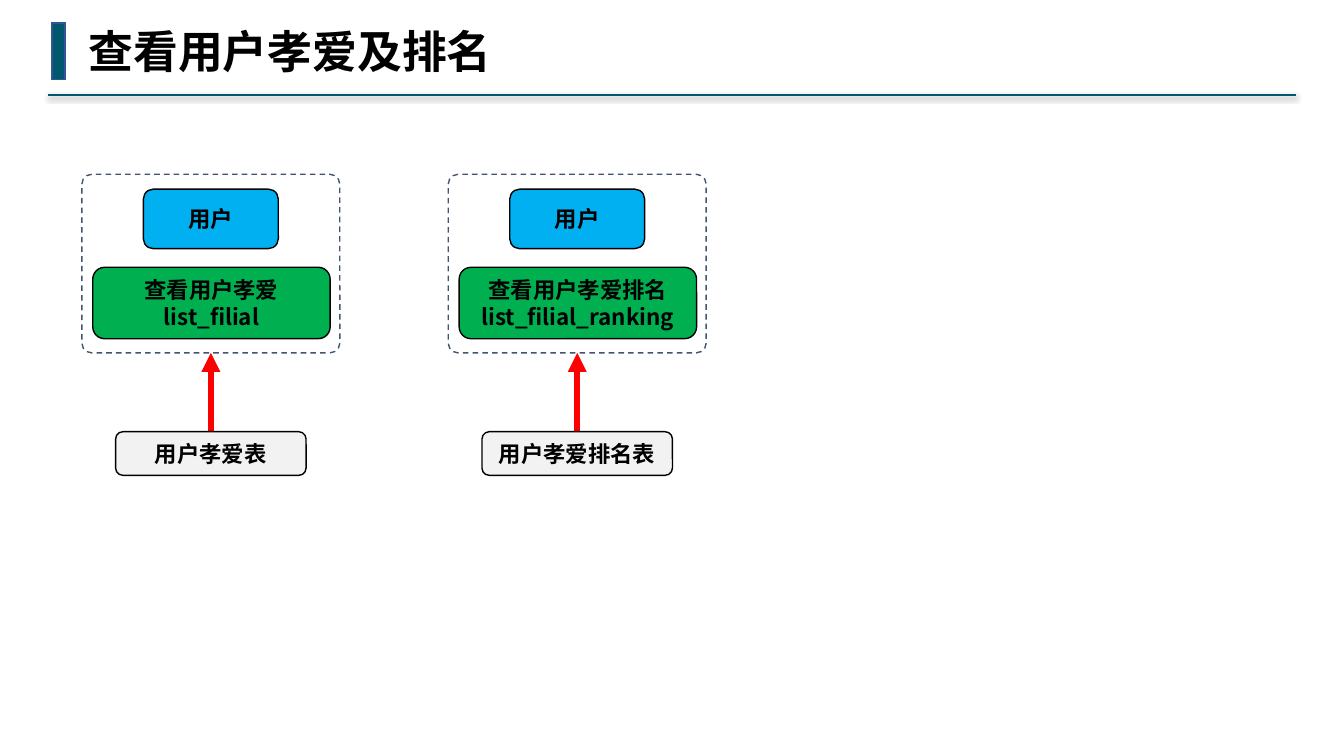
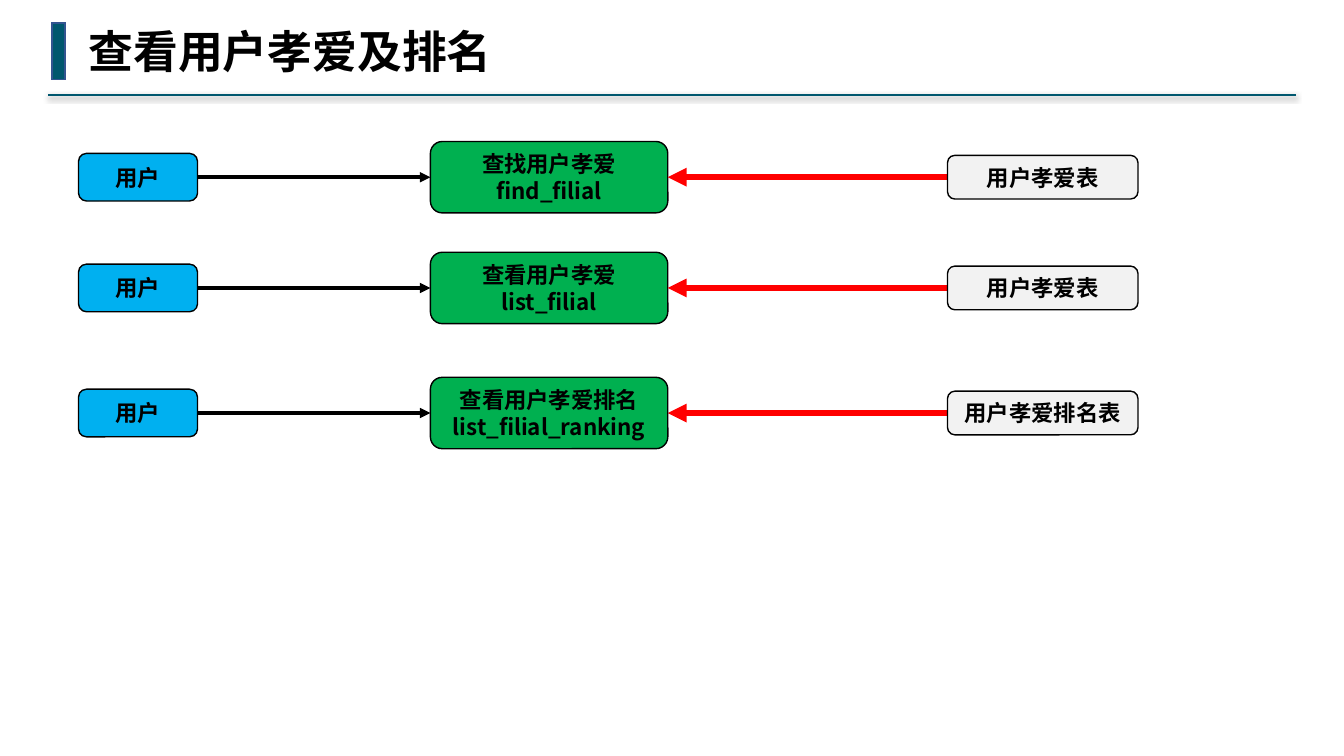
Before and after one commit to buddhachain/buddhaContract, a slide deck: slide 9 of doc/09.祭奠堂.pptx. Drawn at 1344x756 pixels with LibreOffice and Linux fonts; fonts in the diff are those of the drawing. Boxes give left, top, right and bottom in pixels: in the first picture for what was removed or moved away, otherwise in the second. Text is boxed around its words. In the diff, an @@ line names an element or a change of style, - is before the commit and + after.

```diff
--- a/doc/09.祭奠堂.pptx
+++ b/doc/09.祭奠堂.pptx
@@ rounded rectangle "查找用户孝爱": place and size @@
-rounded rectangle "查找用户孝爱" at bbox=[93, 267, 331, 339]
+rounded rectangle "查找用户孝爱" at bbox=[431, 141, 668, 213]
@@ rounded rectangle "用户": place and size @@
-rounded rectangle "用户" at bbox=[143, 190, 278, 249]
+rounded rectangle "用户" at bbox=[79, 153, 198, 201]
@@ rounded rectangle removed at bbox=[82, 174, 340, 353] @@
@@ arrow added from (198, 177) to (431, 177), #000000 2.5 pt @@
@@ rounded rectangle removed at bbox=[449, 174, 707, 353] @@
@@ text in rounded rectangle at bbox=[482, 153, 616, 203]: text changed @@
-查看用户孝爱
-list_filial
+查找用户孝爱
+find_filial
@@ arrow moved from (211, 432) - (211, 353) to (948, 177) - (668, 177) @@
@@ rounded rectangle "用户孝爱表": place and size @@
-rounded rectangle "用户孝爱表" at bbox=[116, 432, 307, 475]
+rounded rectangle "用户孝爱表" at bbox=[948, 155, 1138, 199]
@@ rounded rectangle "用户": place and size @@
-rounded rectangle "用户" at bbox=[510, 190, 645, 249]
+rounded rectangle "用户" at bbox=[79, 264, 198, 312]
@@ rounded rectangle "查看用户孝爱": place and size @@
-rounded rectangle "查看用户孝爱" at bbox=[460, 267, 698, 339]
+rounded rectangle "查看用户孝爱" at bbox=[431, 252, 668, 324]
@@ text in rounded rectangle at bbox=[482, 264, 616, 314]: text changed @@
-查看用户孝爱排名
-list_filial_ranking
+查看用户孝爱
+list_filial
@@ rounded rectangle added at bbox=[948, 266, 1138, 310], fill #F2F2F2, outline #000000 1 pt, 16 pt, text #000000, bold @@
+用户孝爱表
@@ arrow added from (198, 288) to (431, 288), #000000 2.5 pt @@
@@ arrow added from (948, 288) to (668, 288), #FF0000 4.5 pt @@
@@ arrow removed from (578, 432) to (578, 353) @@
@@ rounded rectangle added at bbox=[79, 389, 198, 437], fill #00B0F0, outline #000000 1 pt, 16 pt, text #000000, bold @@
+用户
@@ rounded rectangle added at bbox=[431, 377, 668, 449], fill #00B050, outline #000000 1 pt, 16 pt, text #000000, bold @@
+查看用户孝爱排名
+list_filial_ranking
@@ arrow added from (198, 413) to (431, 413), #000000 2.5 pt @@
@@ arrow added from (948, 413) to (668, 413), #FF0000 4.5 pt @@
@@ rounded rectangle "用户孝爱排名表": place and size @@
-rounded rectangle "用户孝爱排名表" at bbox=[482, 432, 673, 475]
+rounded rectangle "用户孝爱排名表" at bbox=[948, 391, 1138, 435]
```
Also in this commit, not shown: 9 other slides changed, 1 slide added, 1 slide removed, 6 other files.
